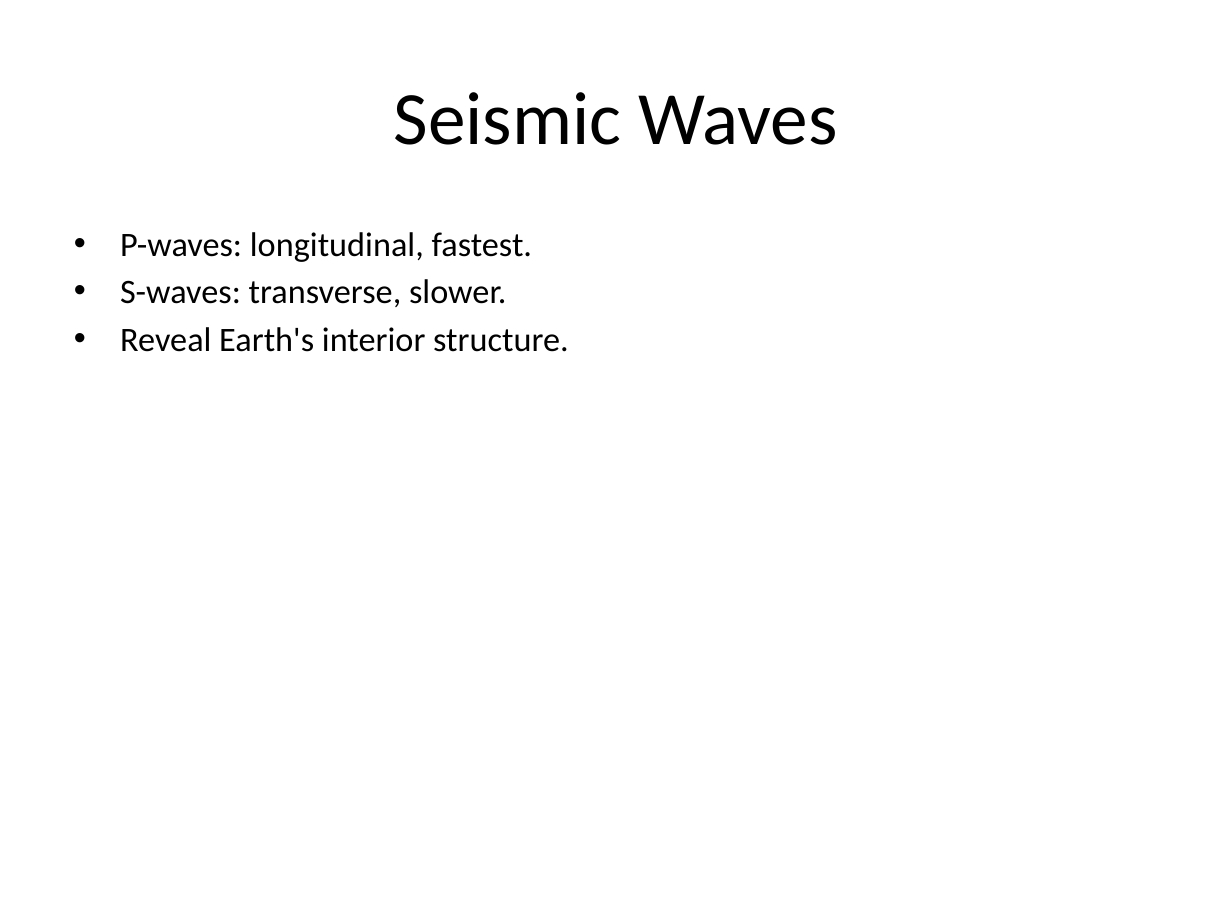
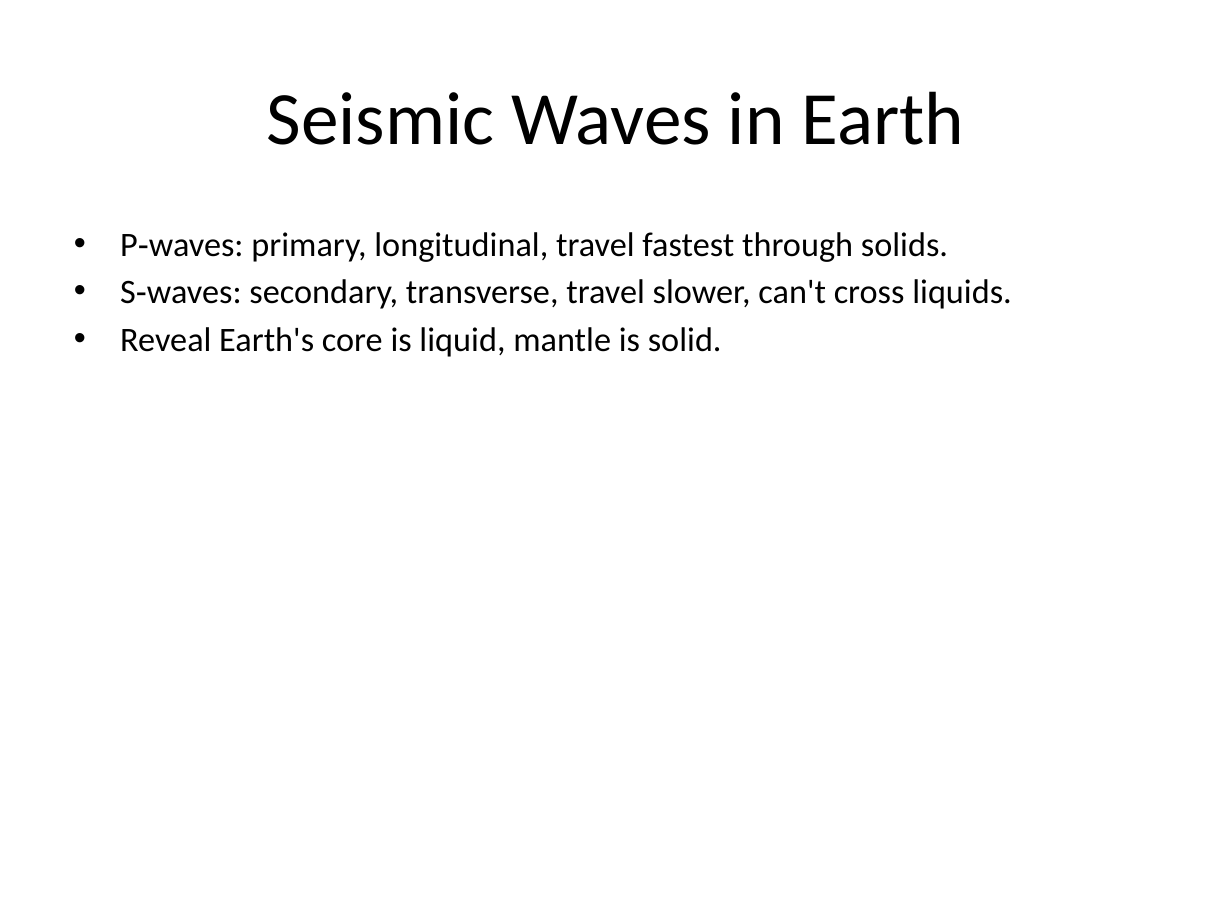
Before and after one commit to avinashsingh86331-lgtm/RESEARCH_AGENT, a slide deck: slide 5 of research_output.pptx. Drawn at 1232x924 pixels with LibreOffice and Linux fonts; fonts in the diff are those of the drawing. Boxes give left, top, right and bottom in pixels: in the first picture for what was removed or moved away, otherwise in the second. Text is boxed around its words. In the diff, an @@ line names an element or a change of style, - is before the commit and + after.

```diff
--- a/research_output.pptx
+++ b/research_output.pptx
@@ title at [267, 91, 965, 145]: text changed @@
-Seismic Waves
+Seismic Waves in Earth
@@ text at [120, 232, 1012, 357]: text changed @@
-• P-waves: longitudinal, fastest.
-• S-waves: transverse, slower.
-• Reveal Earth's interior structure.
+• P‑waves: primary, longitudinal, travel fastest through solids.
+• S‑waves: secondary, transverse, travel slower, can't cross liquids.
+• Reveal Earth's core is liquid, mantle is solid.
```
Also in this commit, not shown: 6 other slides changed, 1 slide added, 1 slide removed, 3 other files.
